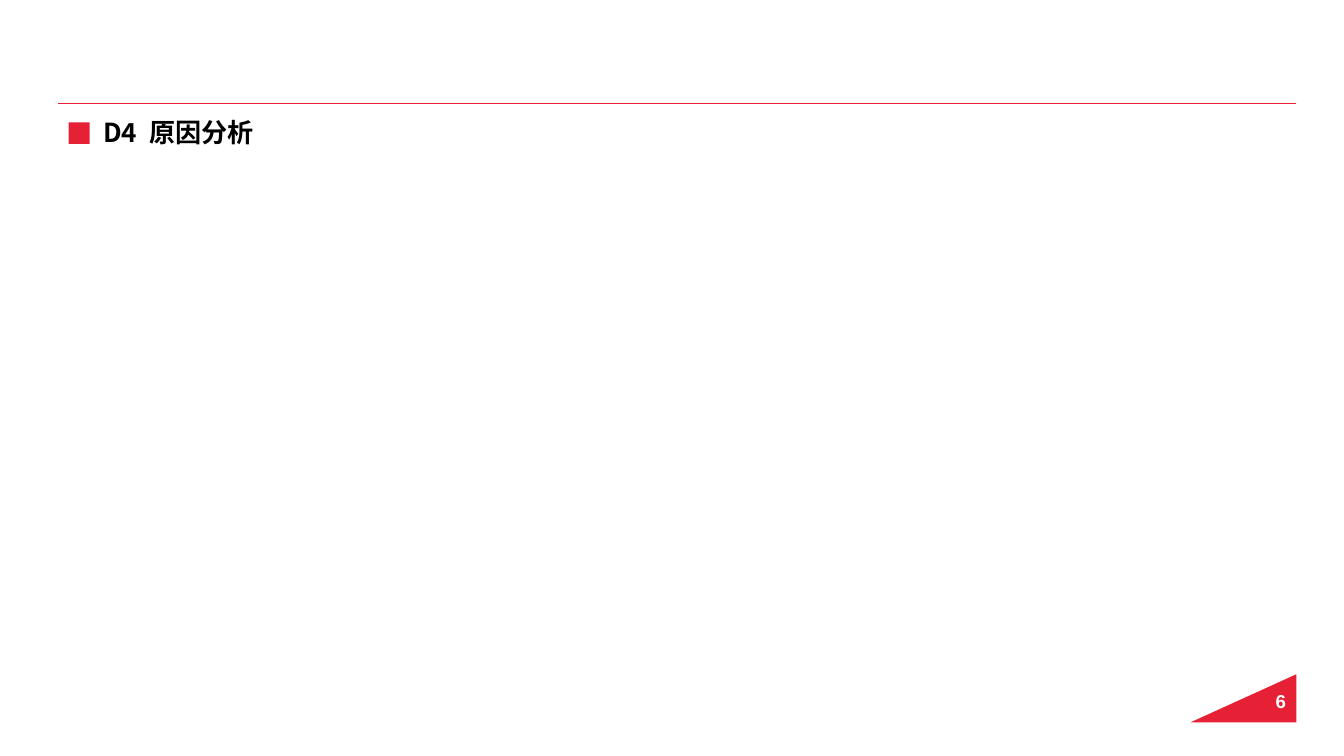
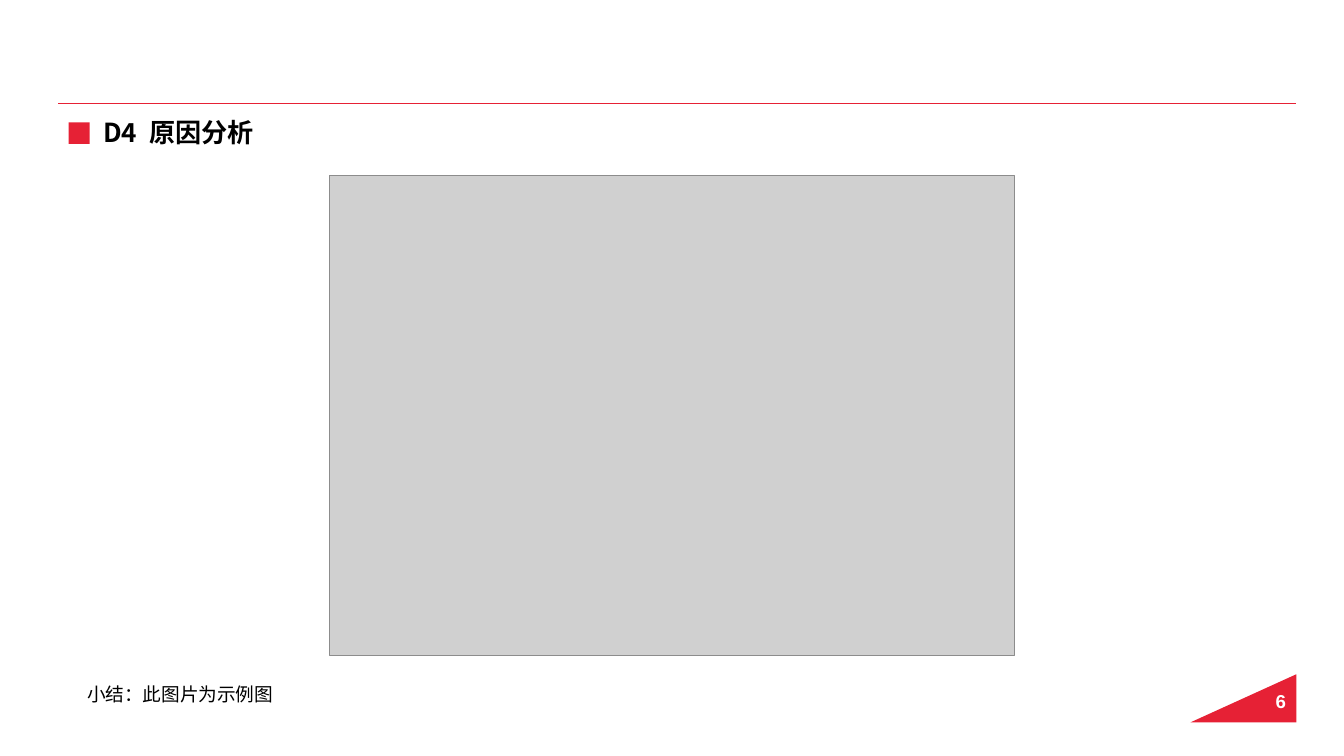
Before and after one commit to QX9967/8D, a slide deck: slide 7 of 8D模板.pptx. Drawn at 1344x756 pixels with LibreOffice and Linux fonts; fonts in the diff are those of the drawing; grey boxes stand for pictures; background and template pictures are left out. Boxes give left, top, right and bottom in pixels: in the first picture for what was removed or moved away, otherwise in the second. Text is boxed around its words. In the diff, an @@ line names an element or a change of style, - is before the commit and + after.

```diff
--- a/8D模板.pptx
+++ b/8D模板.pptx
@@ picture added at bbox=[329, 175, 1015, 655] @@
@@ text added at bbox=[87, 685, 273, 703], 10 pt, text #000000 @@
+小结：此图片为示例图
```
Also in this commit, not shown: 4 other slides changed, 1 slide added, 2 other files.
